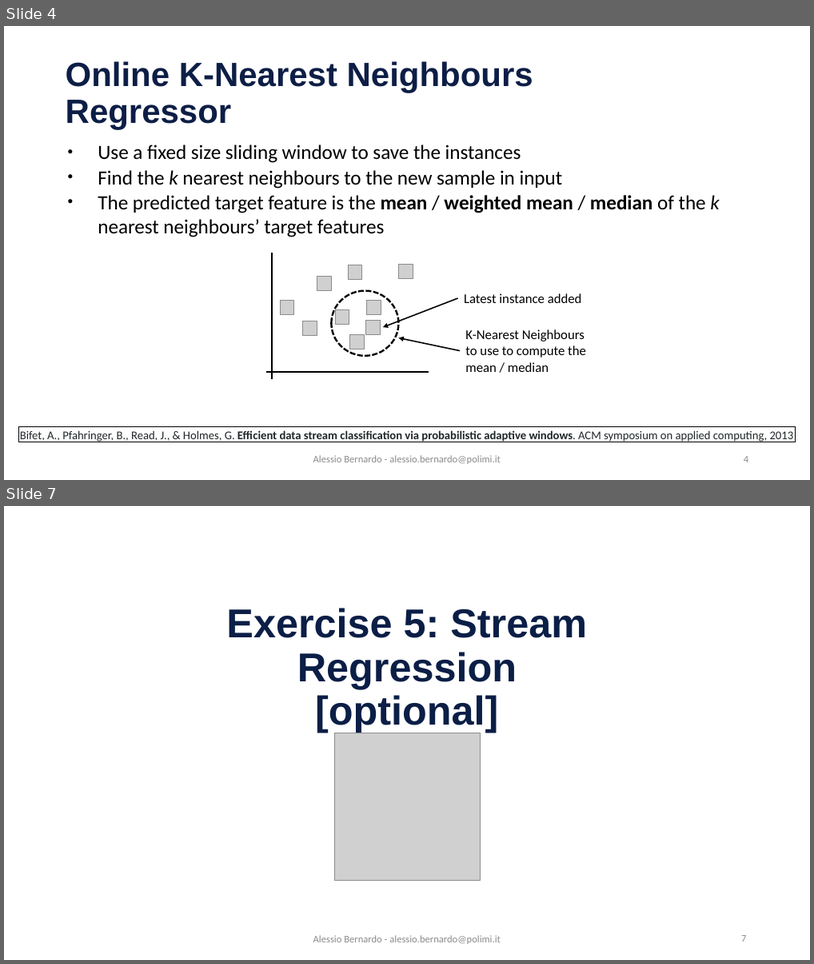
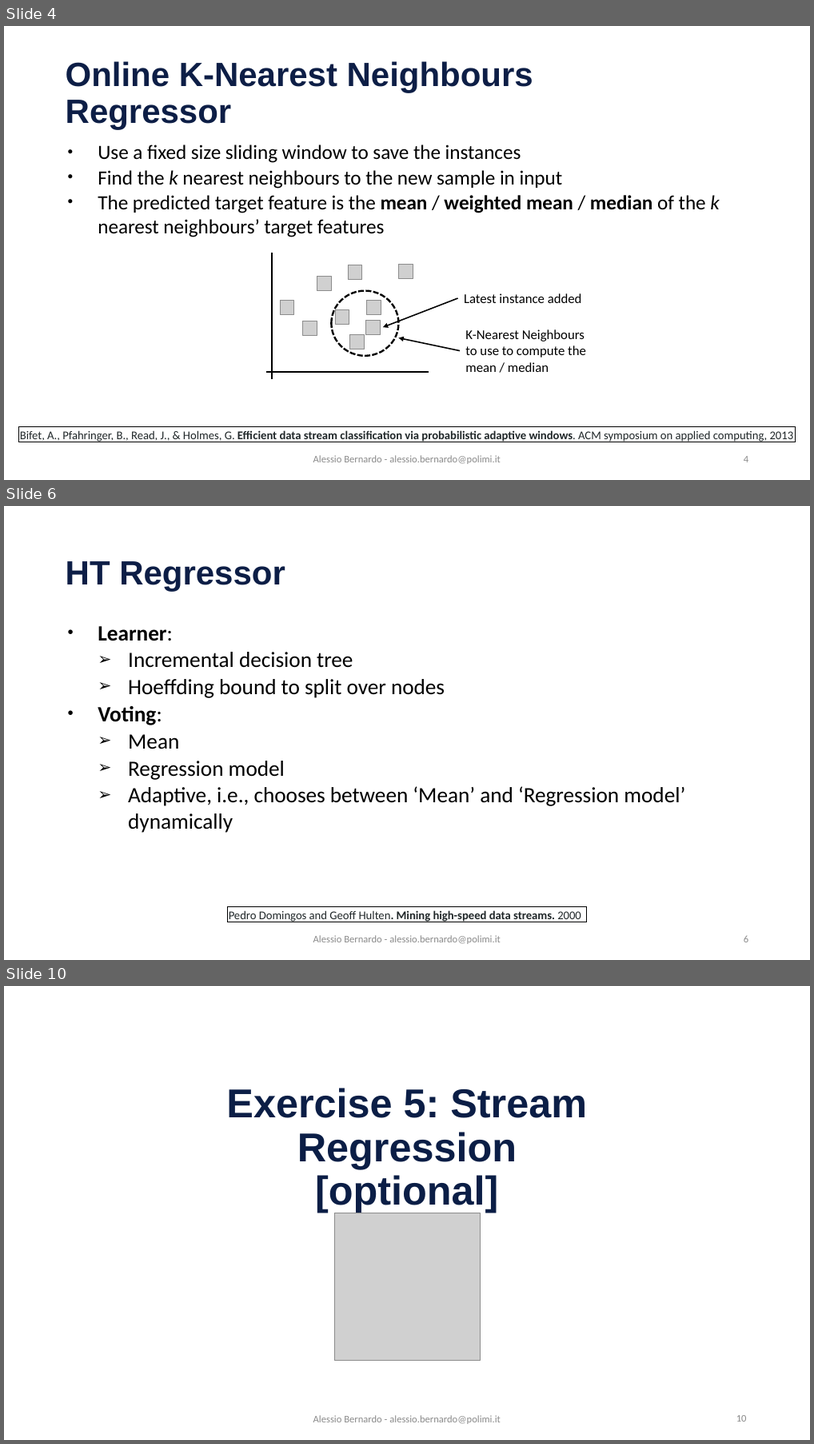
Before and after one commit to emanueledellavalle/streaming-data-analytics, a slide deck: lectures/12_SML_predicting-data-streams/12_3_Regression.pptx. Shown one above the other, each under a label of ours: slides 4 and 7 before the commit, slides 4, 6 and 10 after it; the slides between them are not shown. The pictures are 814x964 and 814x1444 pixels, drawn with LibreOffice and Linux fonts; fonts in the diff are those of the drawing; grey boxes stand for pictures; background and template pictures are left out. Boxes give left, top, right and bottom in pixels: in the first picture for what was removed or moved away, otherwise in the second. Text is boxed around its words. In the diff, an @@ line names an element or a change of style, - is before the commit and + after.

```diff
--- a/lectures/12_SML_predicting-data-streams/12_3_Regression.pptx
+++ b/lectures/12_SML_predicting-data-streams/12_3_Regression.pptx
@@ slide 6 added at (4,506,810,960), background #FFFFFF @@
@@ title added at (66,561,286,592), 40 pt, text #0D1E46, bold @@
+HT Regressor
@@ text added at (98,626,686,832), 26 pt, text #000000 @@
+• Learner:
+  ➢ Incremental decision tree
+  ➢ Hoeffding bound to split over nodes
+• Voting:
+  ➢ Mean
+  ➢ Regression model
+  ➢ Adaptive, i.e., chooses between ‘Mean’ and ‘Regression model’ dynamically
@@ rectangle added at (228,907,586,922), outline #000000 0.75 pt, 14 pt, text #202729 @@
+Pedro Domingos and Geoff Hulten. Mining high-speed data streams. 2000
@@ text added at (314,935,500,944), 12 pt, text #8C8C8C @@
+Alessio Bernardo - alessio.bernardo@polimi.it
@@ page number added at (744,935,749,942), 12 pt, text #8C8C8C @@
+6
@@ what was slide 7 is now slide 10 @@
@@ page number at (737,1415,747,1421): text changed @@
-7
+10
```
Also in this commit, not shown: 3 slides changed, 2 other slides added, 12 other files.
